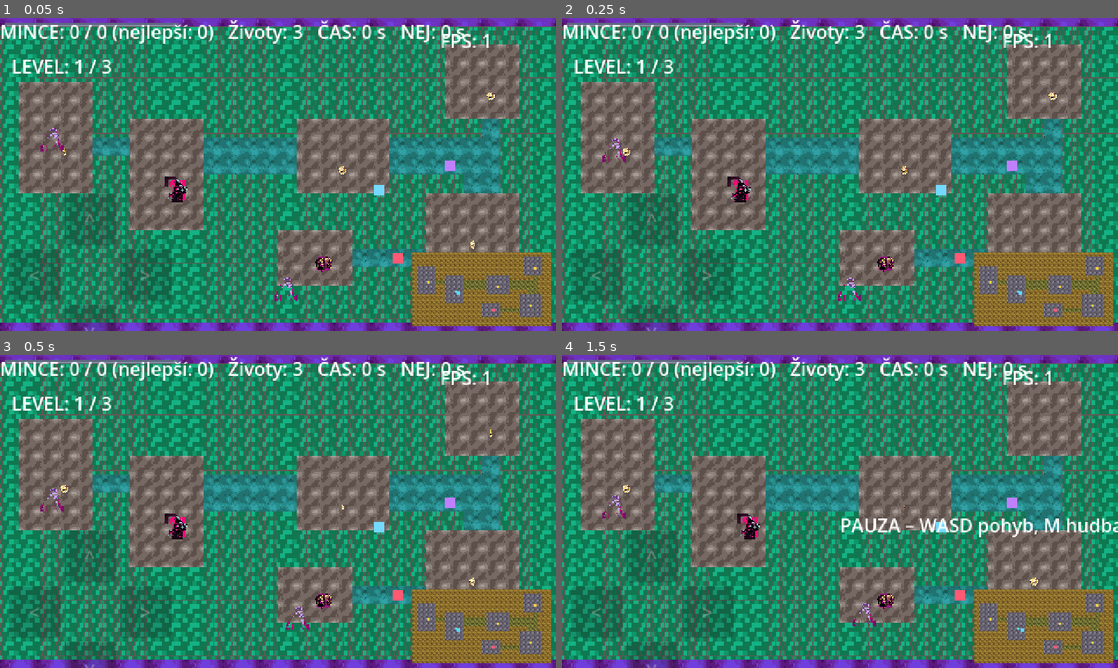
Above: before the commit, frames 1-4 (two rows, left to right).
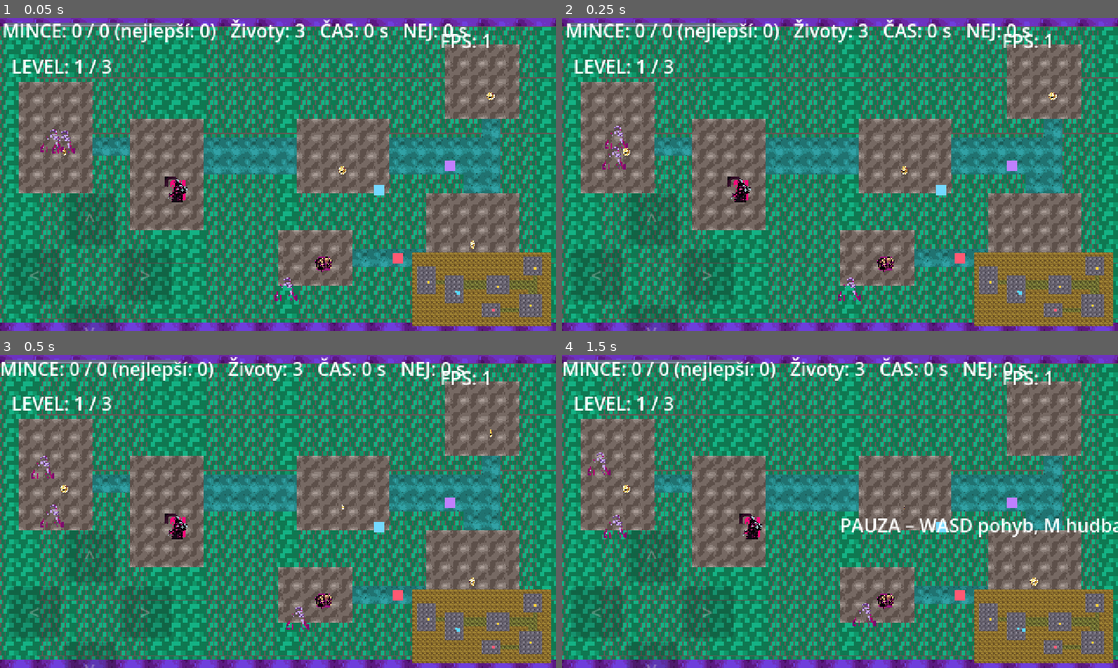
Above: after the commit, the same moments.

Repository: ssevcikm-spec/forge-quest
Game: Godot game, scene res://main.tscn
The game is run twice, just before and just after one commit, with the same random seed, the same clock (stepped at 60 frames per second) and the same inputs.
Inputs:
- Up to frame 1 (0.05 s): no input
- Up to frame 2 (0.25 s): no input
- Up to frame 3 (0.5 s): no input
- Up to frame 4 (1.5 s): tap Enter at 0.5 s; hold Right 0.53-1.28 s; tap P at 0.6 s; tap Space at 0.77, 1.25 s; hold Down from 1.28 s (still down); tap M at 1.35 s

The runs differ from the first frame. In frame 1, 2.5% of the frame differs, in the area x 0-84%, y 0-44%; in frame 2, 2.8%, in the area x 0-85%, y 0-49%; in frame 3, 0.2%; in frame 4, 0.4%.

Commit message:
forge: Druhý typ nepřítele (rychlejší)

Diff:
--- a/scripts/game.gd
+++ b/scripts/game.gd
@@ -262,6 +262,7 @@
 	add_child(_make_shield(vp))
 	add_child(_make_heart(vp))
 	add_child(_make_potion(vp))
+	add_child(_make_enemy("EnemyFast", vp, 1.6))
 
 	# Hráč se musí postavit na spawn NOVÉ úrovně. Pozice se dřív nastavovala jen
 	# při vzniku hráče, takže po přechodu na další úroveň (i po restartu) zůstal
@@ -577,7 +578,7 @@
 	return level.cell_center(level.spawn_cell.x, level.spawn_cell.y) + Vector2(odstup, odstup)
 
 
-func _make_enemy(name: String, vp: Vector2) -> Area2D:
+func _make_enemy(name: String, vp: Vector2, rychlost: float = 1.0) -> Area2D:
 	var e := Area2D.new()
 	e.name = name
 	# Skript musí být na uzlu DŘÍV, než se nastaví 'smer': do Area2D.new() se
@@ -591,11 +592,15 @@
 	circle.radius = 5.0
 	shape.shape = circle
 	e.add_child(shape)
-	e.add_child(_visual("enemy", Color(1.0, 0.0, 0.0), Vector2(8, 8)))
+	if rychlost > 1.0:
+		e.add_child(_visual("enemy", Color(1.0, 0.45, 0.1), Vector2(9, 9)))
+	else:
+		e.add_child(_visual("enemy", Color(1.0, 0.0, 0.0), Vector2(8, 8)))
 	e.position = _safe_spot(vp)
 	e.smer = Vector2(randf_range(-1.0, 1.0), randf_range(-1.0, 1.0)).normalized()
 	e.area_entered.connect(_on_enemy_touched.bind(e))
 	e.rychlost_nasobic = 1.0 + aktualni_level_index * 0.2
+	e.rychlost_nasobic *= rychlost
 	return e
 
 
